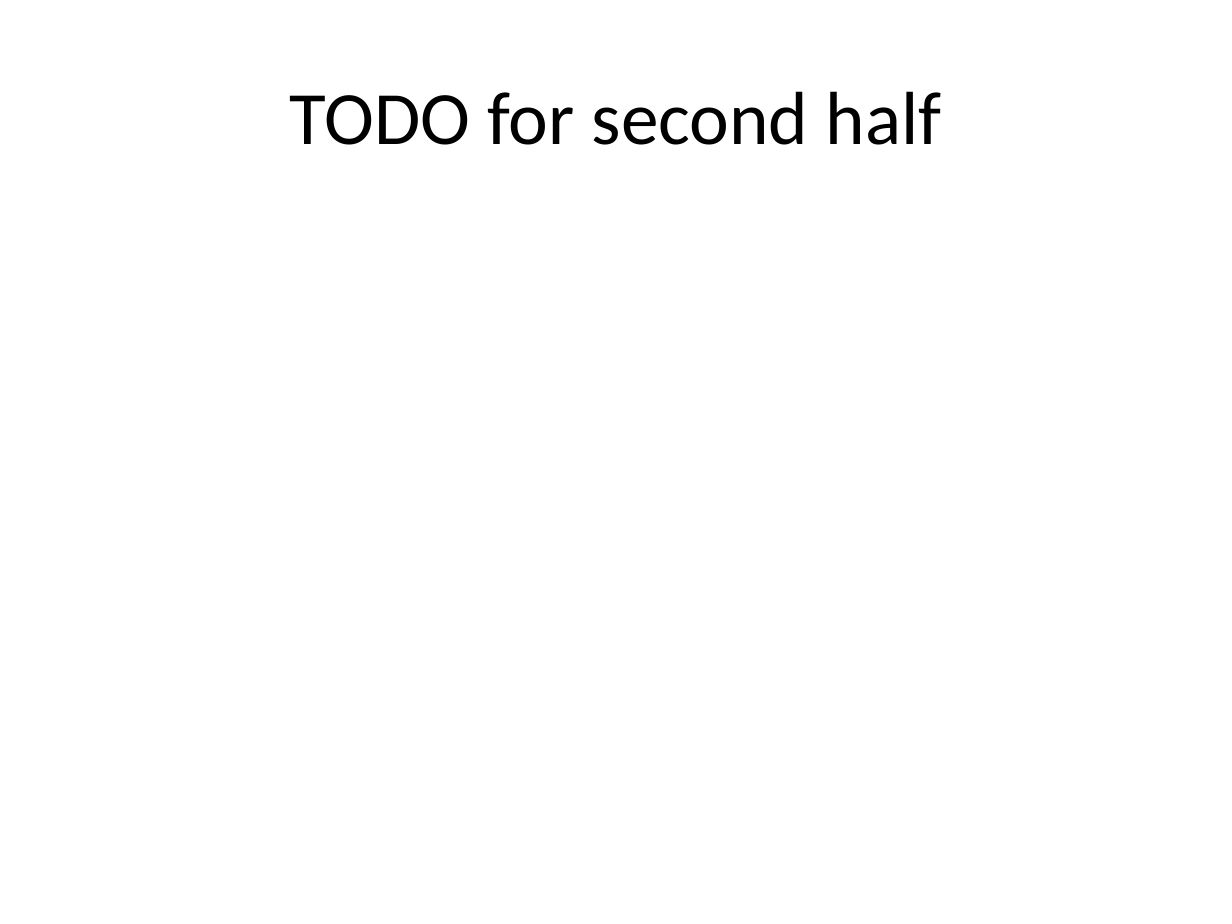
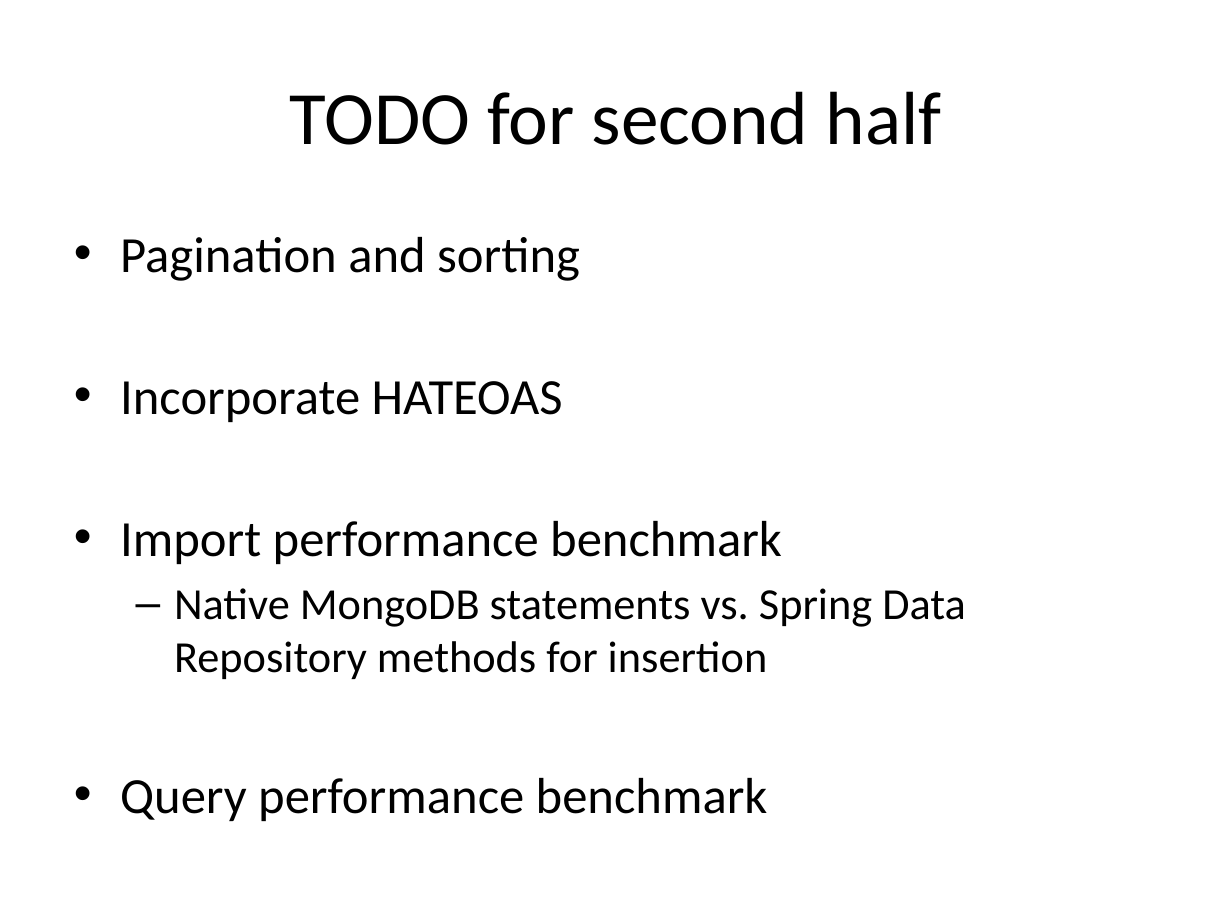
Before and after one commit to oncoblocks/gsoc-data-warehouse, a slide deck: slide 17 of docs/Gsoc_midterm_demo_070715.pptx (slide 10 before the commit). Drawn at 1232x924 pixels with LibreOffice and Linux fonts; fonts in the diff are those of the drawing. Boxes give left, top, right and bottom in pixels: in the first picture for what was removed or moved away, otherwise in the second. Text is boxed around its words. In the diff, an @@ line names an element or a change of style, - is before the commit and + after.

```diff
--- a/docs/Gsoc_midterm_demo_070715.pptx
+++ b/docs/Gsoc_midterm_demo_070715.pptx
@@ text added at (120,237,966,821), 29.6 pt, text #000000 @@
+• Pagination and sorting
+• Incorporate HATEOAS
+• Import performance benchmark
+  – Native MongoDB statements vs. Spring Data Repository methods for insertion
+• Query performance benchmark
```
Also in this commit, not shown: 3 other slides changed, 7 slides added, 2 other files.
